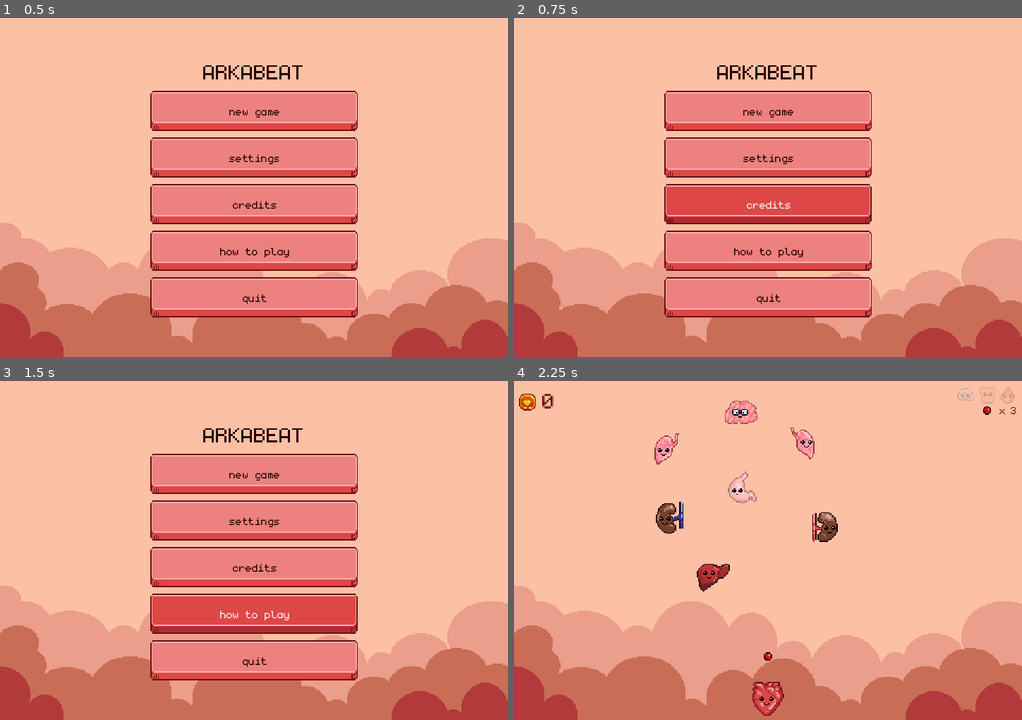
Above: before the commit, frames 1-4 (two rows, left to right).
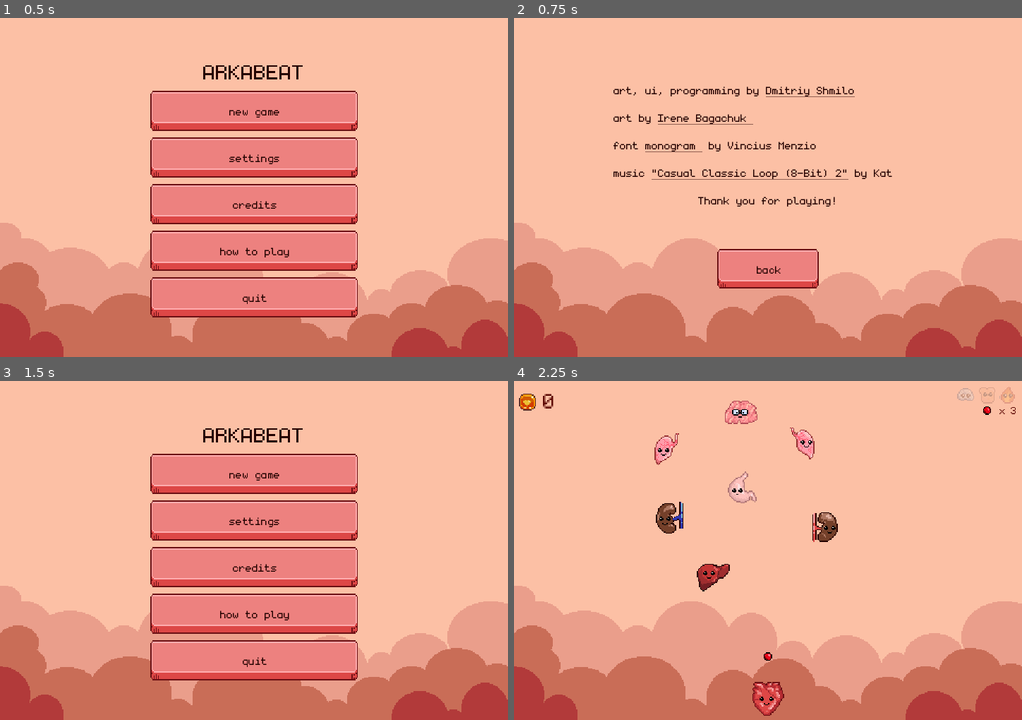
Above: after the commit, the same moments.

Repository: dmitriy-shmilo/arkabeat
Game: Godot game, scene res://screens/title/title.tscn
Two runs of this game, one before a commit and one after it. Both use one fixed random seed, a clock stepped at 60 frames per second and the inputs below. Sound files missing from this copy of the repository are replaced by a short silence.
Inputs (mouse positions are in pixels of both pictures, inside the frame that each line leads up to):
- Up to frame 1 (0.5 s): no input
- Up to frame 2 (0.75 s): click "credits" at 0.5 s
- Up to frame 3 (1.5 s): click (254, 631) at 1.25 s, where only the run after the commit has a clickable "back"
- Up to frame 4 (2.25 s): click "new game" at 2 s

Frame 1 is identical in both runs. In frame 2, 24% of the frame differs, in the area x 19-75%, y 13-89%; in frame 3, 4.1%; in frame 4, less than 0.1%.
Error in both runs: Trying to assign value of type 'AnimatedSprite' to a variable of type 'Sprite'. (res://bat/bat.gd:6)

Commit message:
Credits screen

Diff:
--- a/background.gd
+++ b/background.gd
@@ -1,6 +1,7 @@
+tool
 extends Node2D
 
-export (bool) var allow_particles = true
+export (bool) var allow_particles = true setget set_allow_particles
 
 onready var _static_particles = $Particles
 
@@ -11,11 +12,20 @@
 	_update_particle_visibility()
 
 
+func set_allow_particles(value):
+	allow_particles = value
+	_update_particle_visibility()
+
+
 func _update_particle_visibility():
+	if not is_inside_tree():
+		return
 	_static_particles.visible = not PersistedSettings.enable_particles \
 		and not allow_particles
 	for p in _particle_emitters:
-		p.visible = PersistedSettings.enable_particles and allow_particles
+		p.visible = PersistedSettings.enable_particles \
+			and allow_particles \
+			and not Engine.editor_hint
 
 
 func _on_Settings_back_pressed():
--- a/default_theme.tres
+++ b/default_theme.tres
@@ -104,3 +104,20 @@
 Label/constants/shadow_offset_y = 1
 Label/fonts/font = null
 Label/styles/normal = null
+RichTextLabel/colors/default_color = Color( 0.14902, 0.0117647, 0.00392157, 1 )
+RichTextLabel/colors/font_color_selected = Color( 0.372549, 0.0431373, 0.0235294, 1 )
+RichTextLabel/colors/font_color_shadow = Color( 0, 0, 0, 0 )
+RichTextLabel/colors/selection_color = Color( 0.101961, 0.101961, 1, 0.8 )
+RichTextLabel/constants/line_separation = 1
+RichTextLabel/constants/shadow_as_outline = 0
+RichTextLabel/constants/shadow_offset_x = 1
+RichTextLabel/constants/shadow_offset_y = 1
+RichTextLabel/constants/table_hseparation = 3
+RichTextLabel/constants/table_vseparation = 3
+RichTextLabel/fonts/bold_font = null
+RichTextLabel/fonts/bold_italics_font = null
+RichTextLabel/fonts/italics_font = null
+RichTextLabel/fonts/mono_font = null
+RichTextLabel/fonts/normal_font = null
+RichTextLabel/styles/focus = null
+RichTextLabel/styles/normal = null
--- /dev/null
+++ b/screens/credits/credits.gd
@@ -0,0 +1,17 @@
+extends Control
+
+
+onready var _credits_label = $VBoxContainer/CreditsLabel
+
+
+func _ready():
+	if not OS.has_feature("HTML5"):
+		_credits_label.connect("meta_clicked", self, "_on_CreditsLabel_meta_clicked")
+
+func _on_BackButton_pressed():
+	get_tree().change_scene("res://screens/title/title.tscn")
+
+
+func _on_CreditsLabel_meta_clicked(meta):
+	print(meta)
+	OS.shell_open(meta)
--- /dev/null
+++ b/screens/credits/credits.tscn
@@ -0,0 +1,66 @@
+[gd_scene load_steps=4 format=2]
+
+[ext_resource path="res://default_theme.tres" type="Theme" id=1]
+[ext_resource path="res://screens/credits/credits.gd" type="Script" id=2]
+[ext_resource path="res://background.tscn" type="PackedScene" id=3]
+
+[node name="Credits" type="Control"]
+anchor_right = 1.0
+anchor_bottom = 1.0
+theme = ExtResource( 1 )
+script = ExtResource( 2 )
+__meta__ = {
+"_edit_use_anchors_": false
+}
+
+[node name="Background" parent="." instance=ExtResource( 3 )]
+position = Vector2( 240, 160 )
+allow_particles = false
+
+[node name="VBoxContainer" type="VBoxContainer" parent="."]
+anchor_left = 0.5
+anchor_top = 0.5
+anchor_right = 0.5
+anchor_bottom = 0.5
+margin_left = -146.0
+margin_top = -98.5
+margin_right = 146.0
+margin_bottom = 98.5
+__meta__ = {
+"_edit_use_anchors_": false
+}
+
+[node name="CreditsLabel" type="RichTextLabel" parent="VBoxContainer"]
+margin_right = 292.0
+margin_bottom = 148.0
+size_flags_vertical = 3
+bbcode_enabled = true
+bbcode_text = "art, ui, programming by [url=https://dmitriy-shmilo.itch.io/]Dmitriy Shmilo[/url]
+
+art by [url=\"https://www.artstation.com/i_bahachuk\"]Irene Bagachuk [/url]
+
+font [url=\"https://datagoblin.itch.io/monogram\"]monogram [/url] by Vinícius Menézio
+
+music [url=\"https://opengameart.org/content/casual-classic-loop-8-bit-2\"]\"Casual Classic Loop (8-Bit) 2\"[/url] by Kat
+
+[center]Thank you for playing![/center]"
+text = "art, ui, programming by Dmitriy Shmilo
+
+art by Irene Bagachuk
+
+font monogram  by Vinícius Menézio
+
+music \"Casual Classic Loop (8-Bit) 2\" by Kat
+
+Thank you for playing!"
+
+[node name="BackButton" type="Button" parent="VBoxContainer"]
+margin_left = 96.0
+margin_top = 152.0
+margin_right = 196.0
+margin_bottom = 197.0
+rect_min_size = Vector2( 100, 0 )
+size_flags_horizontal = 4
+text = "back"
+[connection signal="meta_clicked" from="VBoxContainer/CreditsLabel" to="." method="_on_CreditsLabel_meta_clicked"]
+[connection signal="pressed" from="VBoxContainer/BackButton" to="." method="_on_BackButton_pressed"]
--- a/screens/title/title.gd
+++ b/screens/title/title.gd
@@ -23,3 +23,7 @@
 
 func _on_QuitButton_pressed():
 	get_tree().quit()
+
+
+func _on_CreditsButton_pressed():
+	get_tree().change_scene("res://screens/credits/credits.tscn")
--- a/screens/title/title.tscn
+++ b/screens/title/title.tscn
@@ -117,6 +117,7 @@
 visible = false
 [connection signal="pressed" from="VBoxContainer/NewGameButton" to="." method="_on_NewGameButton_pressed"]
 [connection signal="pressed" from="VBoxContainer/SettingsButton" to="." method="_on_SettingsButton_pressed"]
+[connection signal="pressed" from="VBoxContainer/CreditsButton" to="." method="_on_CreditsButton_pressed"]
 [connection signal="pressed" from="VBoxContainer/QuitButton" to="." method="_on_QuitButton_pressed"]
 [connection signal="back_pressed" from="Settings" to="." method="_on_Settings_back_pressed"]
 
Not shown: 1 places in screens/main/main.tscn that only renumber resources
Not shown, added: README.md
